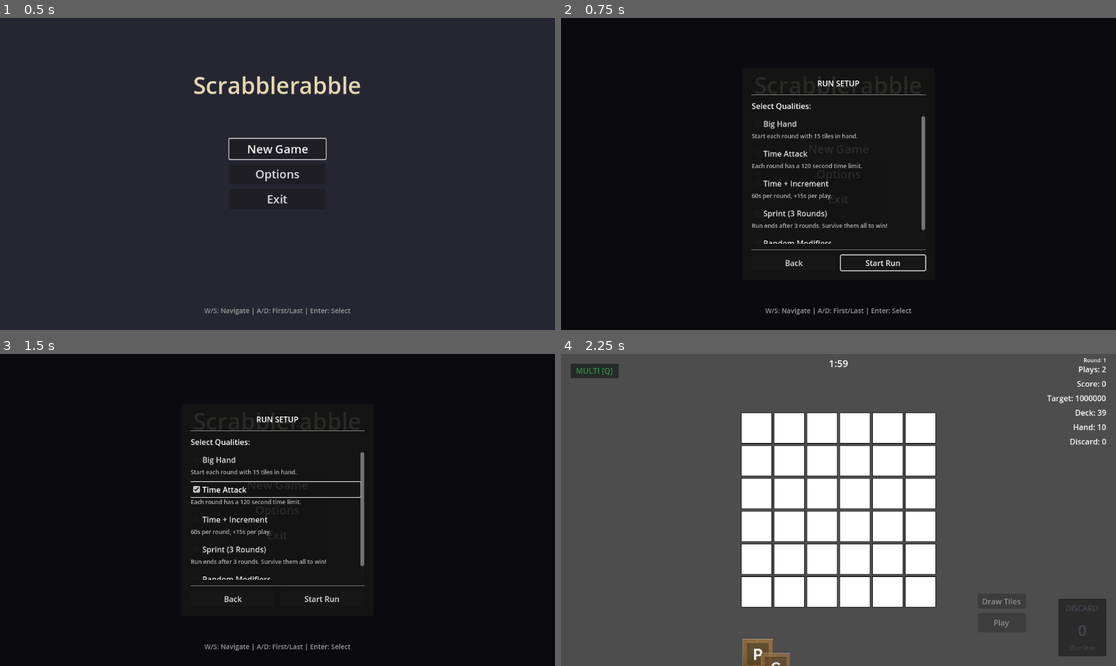
Above: before the commit, frames 1-4 (two rows, left to right).
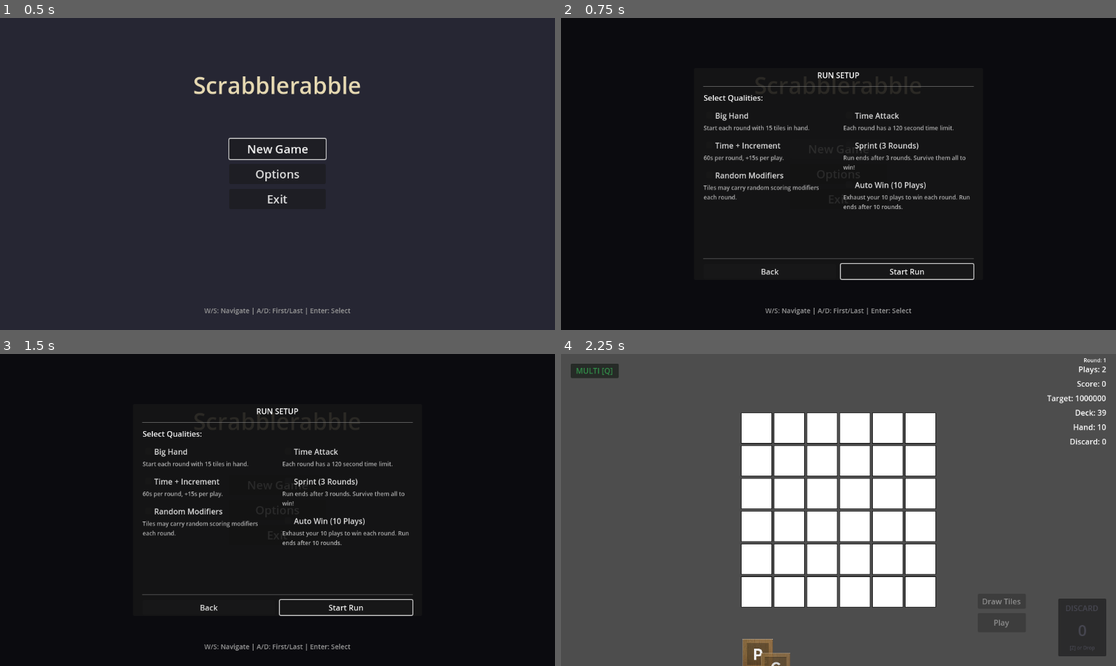
Above: after the commit, the same moments.

Repository: rcmilan/godot-scrabblerabble
Game: Godot game, scene res://scenes/title_screen/TitleScreen.tscn
Two runs of this game, one before a commit and one after it. Both use one fixed random seed, a clock stepped at 60 frames per second and the inputs below.
Inputs:
- Up to frame 1 (0.5 s): no input
- Up to frame 2 (0.75 s): click "New Game" at 0.5 s
- Up to frame 3 (1.5 s): click "New Game" at 1.25 s
- Up to frame 4 (2.25 s): click "Start Run" at 2 s

Frame 1 is identical in both runs. In frame 2, 4.4% of the frame differs, in the area x 25-75%, y 17-84%; in frame 3, 4.5%; in frame 4, less than 0.1%.

Commit message:
feat: Implement AutoWinQuality and update UI elements for game settings

Diff:
--- a/scenes/tile/Tile.tscn
+++ b/scenes/tile/Tile.tscn
@@ -40,9 +40,9 @@
 [node name="BadgeContainer" type="HBoxContainer" parent="."]
 layout_mode = 0
 offset_left = 2.0
-offset_top = 2.0
+offset_top = -2.0
 offset_right = 62.0
-offset_bottom = 16.0
+offset_bottom = 24.0
 mouse_filter = 2
 
 [node name="Border" type="Panel" parent="."]
--- a/scenes/tile/tile.gd
+++ b/scenes/tile/tile.gd
@@ -472,10 +472,10 @@
 	for badge_info in badges:
 		var label := Label.new()
 		label.text = badge_info.symbol
-		label.add_theme_font_size_override("font_size", 10)
+		label.add_theme_font_size_override("font_size", 18)
 		label.add_theme_color_override("font_color", Color.WHITE)
 		label.add_theme_color_override("font_outline_color", Color.BLACK)
-		label.add_theme_constant_override("outline_size", 2)
+		label.add_theme_constant_override("outline_size", 3)
 		label.mouse_filter = Control.MOUSE_FILTER_IGNORE
 		badge_container.add_child(label)
 
--- a/scenes/title_screen/OptionsPopup.tscn
+++ b/scenes/title_screen/OptionsPopup.tscn
@@ -65,28 +65,6 @@
 size_flags_vertical = 3
 theme_override_constants/separation = 8
 
-[node name="GameSettingsLabel" type="Label" parent="Panel/MarginContainer/VBoxContainer/SettingsContainer"]
-layout_mode = 2
-text = "Game Settings"
-
-[node name="PlaysContainer" type="HBoxContainer" parent="Panel/MarginContainer/VBoxContainer/SettingsContainer"]
-layout_mode = 2
-
-[node name="PlaysLabel" type="Label" parent="Panel/MarginContainer/VBoxContainer/SettingsContainer/PlaysContainer"]
-layout_mode = 2
-size_flags_horizontal = 3
-text = "Plays per Round:"
-
-[node name="PlaysSpinBox" type="SpinBox" parent="Panel/MarginContainer/VBoxContainer/SettingsContainer"]
-layout_mode = 2
-min_value = 1.0
-max_value = 20.0
-value = 2.0
-
-[node name="AutoWinCheck" type="CheckBox" parent="Panel/MarginContainer/VBoxContainer/SettingsContainer"]
-layout_mode = 2
-text = "Auto-win when plays exhausted"
-
 [node name="GraphicsLabel" type="Label" parent="Panel/MarginContainer/VBoxContainer/SettingsContainer"]
 layout_mode = 2
 text = "Graphics"
--- a/scenes/title_screen/RunSetupPopup.tscn
+++ b/scenes/title_screen/RunSetupPopup.tscn
@@ -28,9 +28,9 @@
 anchor_top = 0.5
 anchor_right = 0.5
 anchor_bottom = 0.5
-offset_left = -200.0
+offset_left = -300.0
 offset_top = -220.0
-offset_right = 200.0
+offset_right = 300.0
 offset_bottom = 220.0
 grow_horizontal = 2
 grow_vertical = 2
@@ -66,13 +66,15 @@
 
 [node name="ScrollContainer" type="ScrollContainer" parent="Panel/MarginContainer/VBoxContainer"]
 layout_mode = 2
-custom_minimum_size = Vector2(0, 250)
+custom_minimum_size = Vector2(0, 300)
 size_flags_vertical = 3
 
-[node name="QualityList" type="VBoxContainer" parent="Panel/MarginContainer/VBoxContainer/ScrollContainer"]
+[node name="QualityList" type="HBoxContainer" parent="Panel/MarginContainer/VBoxContainer/ScrollContainer"]
 layout_mode = 2
 size_flags_horizontal = 3
-theme_override_constants/separation = 12
+size_flags_vertical = 3
+theme_override_constants/separation = 20
+alignment = 0
 
 [node name="HSeparator2" type="HSeparator" parent="Panel/MarginContainer/VBoxContainer"]
 layout_mode = 2
--- a/scenes/title_screen/options_popup.gd
+++ b/scenes/title_screen/options_popup.gd
@@ -1,8 +1,7 @@
 extends Control
 class_name OptionsPopup
 
-## Options menu popup with game settings and mocked display settings.
-## Provides plays-per-round config and debug auto-win toggle.
+## Options menu popup with mocked display settings.
 
 # =============================================================================
 # SIGNALS
@@ -20,16 +19,6 @@
 @onready var _vsync_check: CheckBox = $Panel/MarginContainer/VBoxContainer/SettingsContainer/VsyncCheck
 @onready var _volume_slider: HSlider = $Panel/MarginContainer/VBoxContainer/SettingsContainer/VolumeSlider
 @onready var _volume_label: Label = $Panel/MarginContainer/VBoxContainer/SettingsContainer/VolumeValueLabel
-@onready var _plays_spinbox: SpinBox = $Panel/MarginContainer/VBoxContainer/SettingsContainer/PlaysSpinBox
-@onready var _auto_win_check: CheckBox = $Panel/MarginContainer/VBoxContainer/SettingsContainer/AutoWinCheck
-
-# =============================================================================
-# STATE
-# =============================================================================
-
-var _plays_per_round: int = 2
-var _auto_win: bool = false
-
 # =============================================================================
 # LIFECYCLE
 # =============================================================================
@@ -37,9 +26,6 @@
 func _ready() -> void:
 	_close_button.pressed.connect(_on_close_pressed)
 	_volume_slider.value_changed.connect(_on_volume_changed)
-	_plays_spinbox.value_changed.connect(_on_plays_changed)
-	_auto_win_check.toggled.connect(_on_auto_win_toggled)
-
 	# Setup keyboard shortcut (ESC to close)
 	set_process_input(true)
 
@@ -48,10 +34,6 @@
 	_vsync_check.button_pressed = true
 	_volume_slider.value = 80
 	_update_volume_label()
-
-	# Game settings defaults
-	_plays_spinbox.value = _plays_per_round
-	_auto_win_check.button_pressed = _auto_win
 
 
 func _input(event: InputEvent) -> void:
@@ -76,13 +58,6 @@
 	closed.emit()
 
 
-func get_plays_per_round() -> int:
-	return _plays_per_round
-
-
-func get_auto_win() -> bool:
-	return _auto_win
-
 # =============================================================================
 # CALLBACKS
 # =============================================================================
@@ -95,14 +70,5 @@
 	_update_volume_label()
 
 
-func _on_plays_changed(value: float) -> void:
-	_plays_per_round = int(value)
-
-
-func _on_auto_win_toggled(enabled: bool) -> void:
-	_auto_win = enabled
-	RunManager.set_debug_auto_win(enabled)
-
-
 func _update_volume_label() -> void:
 	_volume_label.text = "Volume: %d%%" % int(_volume_slider.value)
--- a/scenes/title_screen/run_setup_popup.gd
+++ b/scenes/title_screen/run_setup_popup.gd
@@ -15,7 +15,7 @@
 # NODE REFERENCES
 # =============================================================================
 
-@onready var _quality_list: VBoxContainer = $Panel/MarginContainer/VBoxContainer/ScrollContainer/QualityList
+@onready var _quality_list: HBoxContainer = $Panel/MarginContainer/VBoxContainer/ScrollContainer/QualityList
 @onready var _start_button: Button = $Panel/MarginContainer/VBoxContainer/ButtonContainer/StartButton
 @onready var _back_button: Button = $Panel/MarginContainer/VBoxContainer/ButtonContainer/BackButton
 
@@ -66,8 +66,20 @@
 		child.queue_free()
 	_quality_checkboxes.clear()
 
+	# Create two columns
+	var left_column := VBoxContainer.new()
+	left_column.size_flags_horizontal = Control.SIZE_EXPAND_FILL
+	left_column.add_theme_constant_override("separation", 12)
+	_quality_list.add_child(left_column)
+
+	var right_column := VBoxContainer.new()
+	right_column.size_flags_horizontal = Control.SIZE_EXPAND_FILL
+	right_column.add_theme_constant_override("separation", 12)
+	_quality_list.add_child(right_column)
+
 	var ids := QualityRegistry.get_all_quality_ids()
-	for id in ids:
+	for i in ids.size():
+		var id := ids[i]
 		var quality := QualityRegistry.create_default(id)
 		if quality == null:
 			continue
@@ -86,7 +98,8 @@
 		desc_label.autowrap_mode = TextServer.AUTOWRAP_WORD_SMART
 		container.add_child(desc_label)
 
-		_quality_list.add_child(container)
+		var column := left_column if i % 2 == 0 else right_column
+		column.add_child(container)
 		_quality_checkboxes[id] = checkbox
 
 
--- a/scenes/title_screen/title_screen.gd
+++ b/scenes/title_screen/title_screen.gd
@@ -95,11 +95,7 @@
 	"""Start a new game with the configured run."""
 	print("[TitleScreen] Starting run with %d qualities..." % run.qualities.size())
 
-	# Apply options popup settings to the run
-	run.plays_per_round = _options_popup.get_plays_per_round()
-
 	RunManager.initialize_run_from_builder(run)
-	RunManager.set_debug_auto_win(_options_popup.get_auto_win())
 
 	get_tree().change_scene_to_file(GAMEPLAY_SCENE_PATH)
 
--- /dev/null
+++ b/scripts/domain/qualities/auto_win_quality.gd
@@ -0,0 +1,47 @@
+extends RunQuality
+class_name AutoWinQuality
+
+## AutoWinQuality: Enables auto-win mode with 10 plays per round.
+## Exhausting plays wins the round. Run ends with victory after 10 rounds.
+
+const PLAYS_PER_ROUND: int = 10
+const MAX_ROUNDS: int = 10
+
+
+func get_quality_id() -> StringName:
+	return &"auto_win"
+
+
+func get_quality_name() -> String:
+	return "Auto Win (%d Plays)" % PLAYS_PER_ROUND
+
+
+func get_description() -> String:
+	return "Exhaust your %d plays to win each round. Run ends after %d rounds." % [PLAYS_PER_ROUND, MAX_ROUNDS]
+
+
+func apply_to_run_state(run_state: RunState) -> void:
+	run_state.plays_per_round = PLAYS_PER_ROUND
+	RunManager.set_debug_auto_win(true)
+
+
+func on_round_started(_round_number: int) -> void:
+	RunManager.set_debug_auto_win(true)
+
+
+func has_custom_win_condition() -> bool:
+	return true
+
+
+func check_run_end_condition(run_state: RunState) -> Dictionary:
+	if run_state.rounds_completed >= MAX_ROUNDS:
+		return {"should_end": true, "victory": true}
+	return {"should_end": false}
+
+
+func to_dict() -> Dictionary:
+	return {
+		"quality_id": get_quality_id(),
+		"plays_per_round": PLAYS_PER_ROUND,
+		"max_rounds": MAX_ROUNDS,
+	}
--- a/scripts/domain/qualities/quality_registry.gd
+++ b/scripts/domain/qualities/quality_registry.gd
@@ -60,3 +60,4 @@
 	_factories[&"limited_time_with_increment"] = func() -> RunQuality: return LimitedTimeWithIncrementQuality.new()
 	_factories[&"max_score_in_n_rounds"] = func() -> RunQuality: return MaxScoreInNRoundsQuality.new()
 	_factories[&"random_modifiers"] = func() -> RunQuality: return RandomModifiersQuality.new()
+	_factories[&"auto_win"] = func() -> RunQuality: return AutoWinQuality.new()
Not shown, added: scripts/domain/qualities/auto_win_quality.gd.uid
